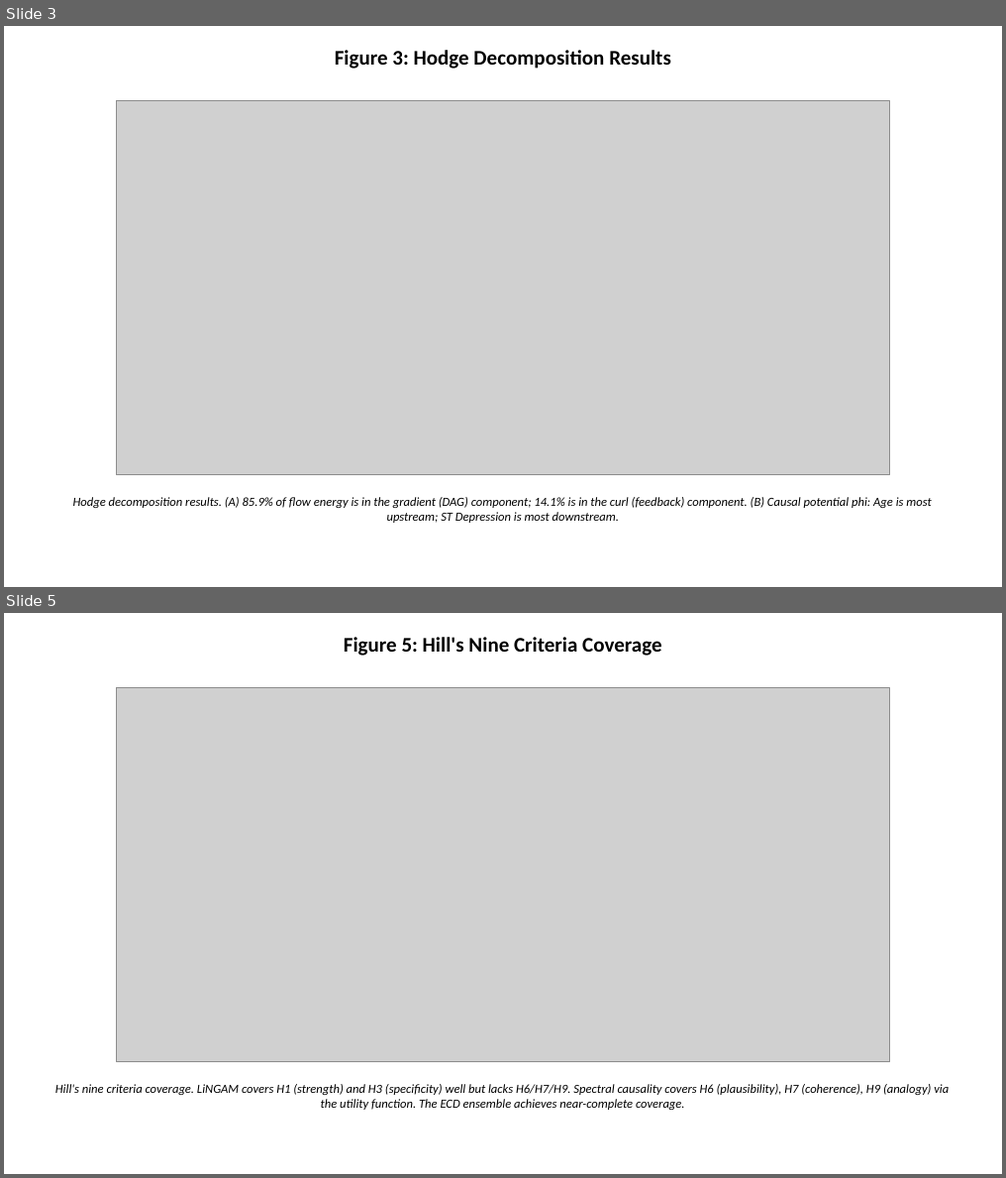
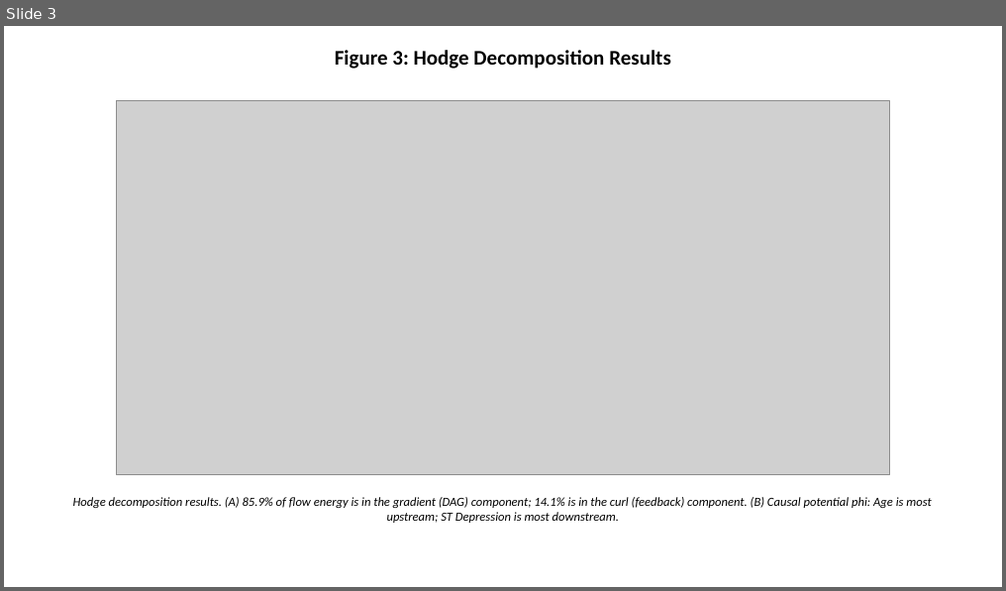
Before and after one commit to bougtoir/kotha-rct-decomposition, a slide deck: spectral-causality-jmlr/spectral_causality_figures.pptx. Shown one above the other, each under a label of ours: slides 3 and 5 before the commit, slide 3 after it; the slides between them are not shown. The pictures are 1006x1178 and 1006x591 pixels, drawn with LibreOffice and Linux fonts; fonts in the diff are those of the drawing; grey boxes stand for pictures. Boxes give left, top, right and bottom in pixels: in the first picture for what was removed or moved away, otherwise in the second. Text is boxed around its words. In the diff, an @@ line names an element or a change of style, - is before the commit and + after.

```diff
--- a/spectral-causality-jmlr/spectral_causality_figures.pptx
+++ b/spectral-causality-jmlr/spectral_causality_figures.pptx
@@ slide 5 removed at (4, 613, 1002, 1174), background #FFFFFF @@
@@ text removed at (344, 637, 661, 656) @@
-Figure 5: Hill's Nine Criteria Coverage
@@ picture removed at (116, 688, 890, 1062) @@
@@ text removed at (55, 1084, 948, 1110) @@
-Hill's nine criteria coverage. LiNGAM covers H1 (strength) and H3 (specificity) well but lacks H6/H7/H9. Spectral causality covers H6 (plausibility), H7 (coherence), H9 (analogy) via the utility function. The ECD ensemble achieves near-complete coverage.
```
Also in this commit, not shown: 2 slides changed, 4 other slides removed, 21 other files.
